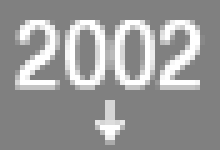
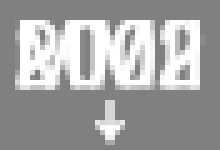
Layers edited between the first and the second 220×150 image:
showed "MMII" over [15, 20, 200, 90]
